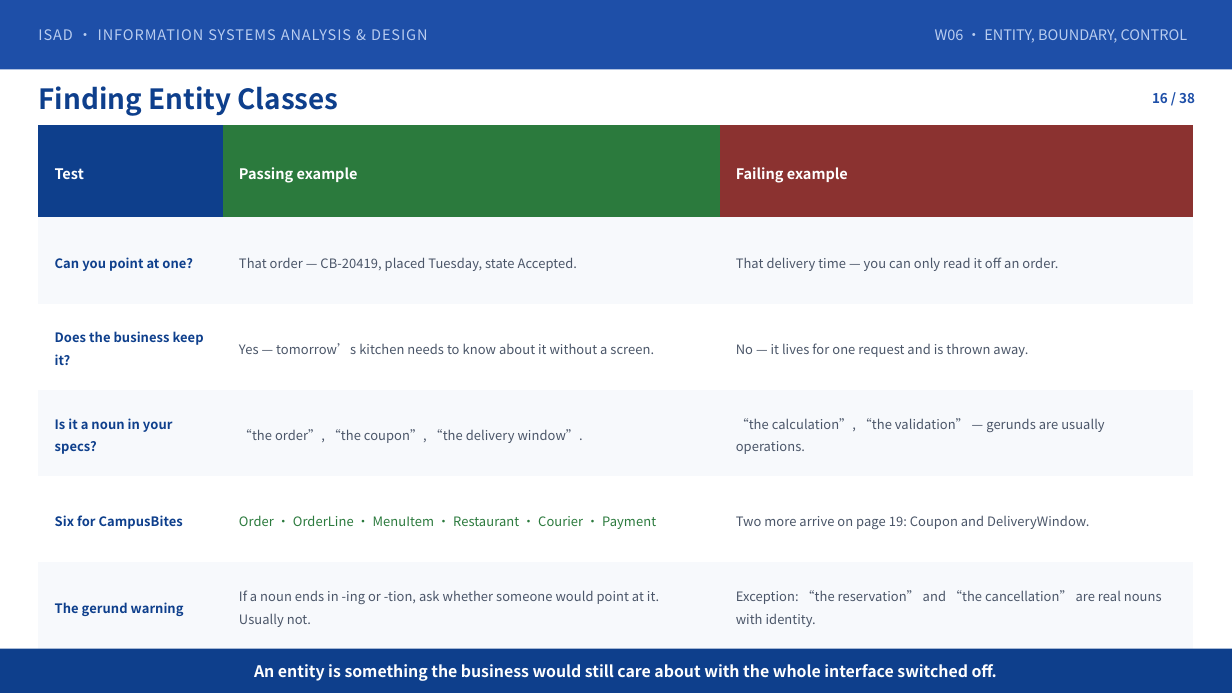
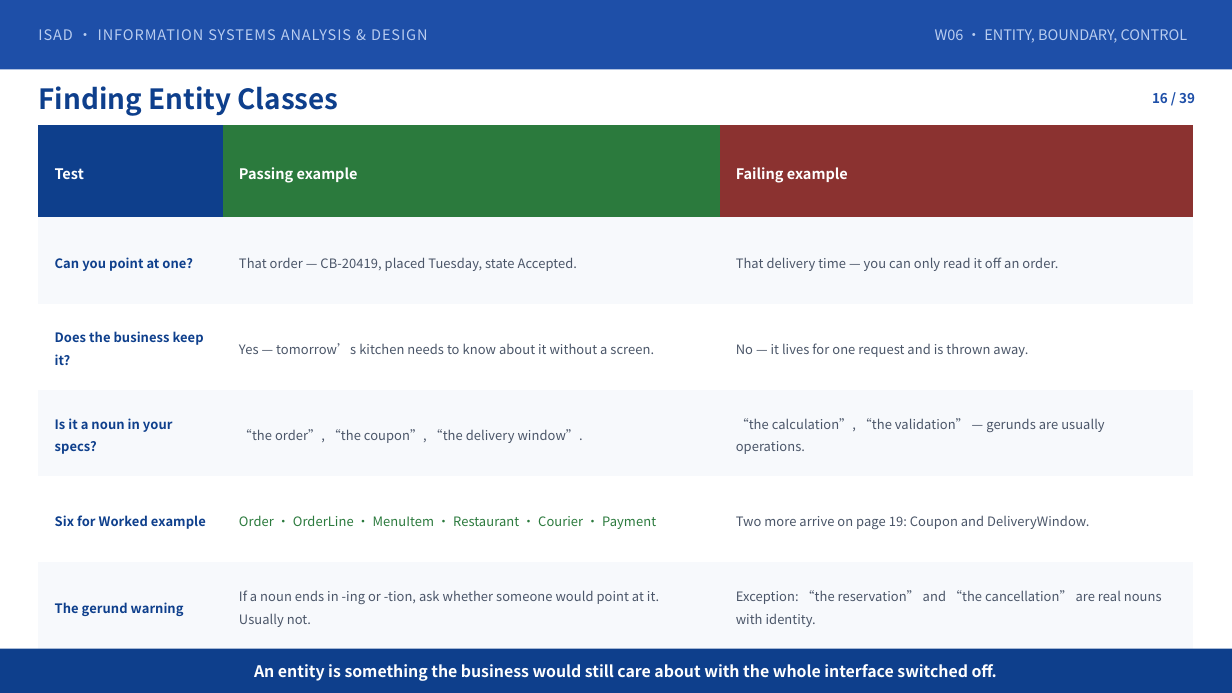
Before and after one commit to klausren/isad-course, a slide deck: slide 16 of 01-slides/W06-Domain-Modeling.pptx. Drawn at 1232x693 pixels with LibreOffice and Linux fonts; fonts in the diff are those of the drawing. Boxes give left, top, right and bottom in pixels: in the first picture for what was removed or moved away, otherwise in the second. Text is boxed around its words. In the diff, an @@ line names an element or a change of style, - is before the commit and + after.

```diff
--- a/01-slides/W06-Domain-Modeling.pptx
+++ b/01-slides/W06-Domain-Modeling.pptx
@@ table at [39,125,1194,649] @@
-row 5, column 1: Six for CampusBites
+row 5, column 1: Six for Worked example
```
Also in this commit, not shown: 28 other slides changed, 2 slides added, 1 slide removed, 1 other file.
